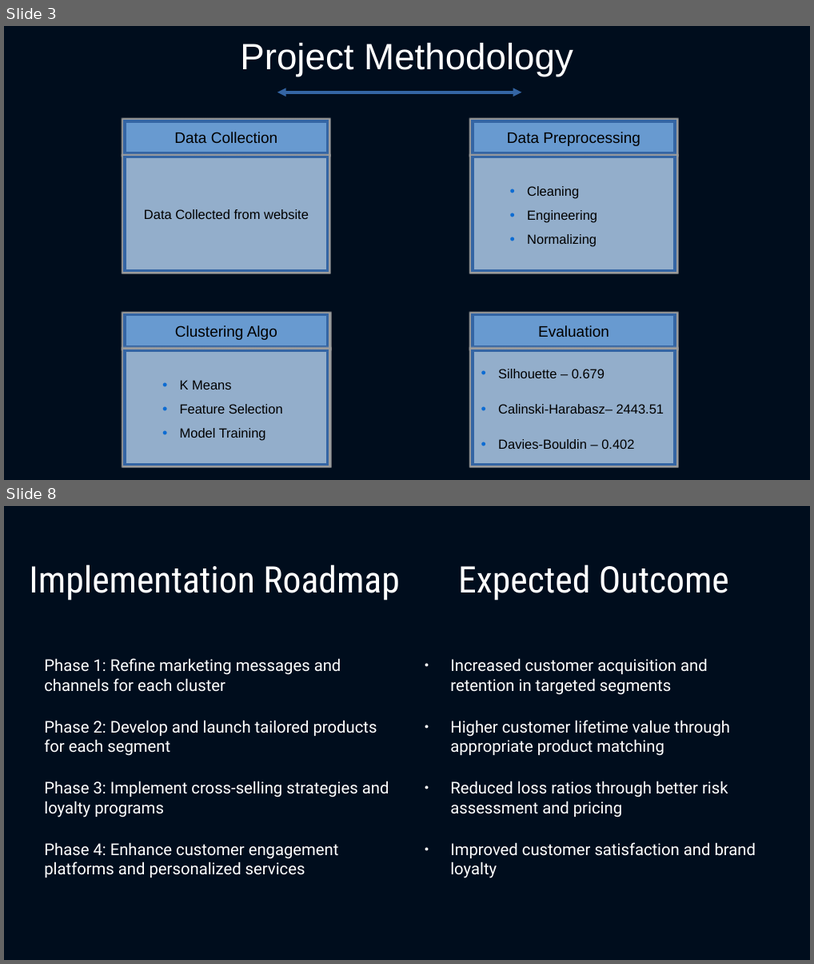
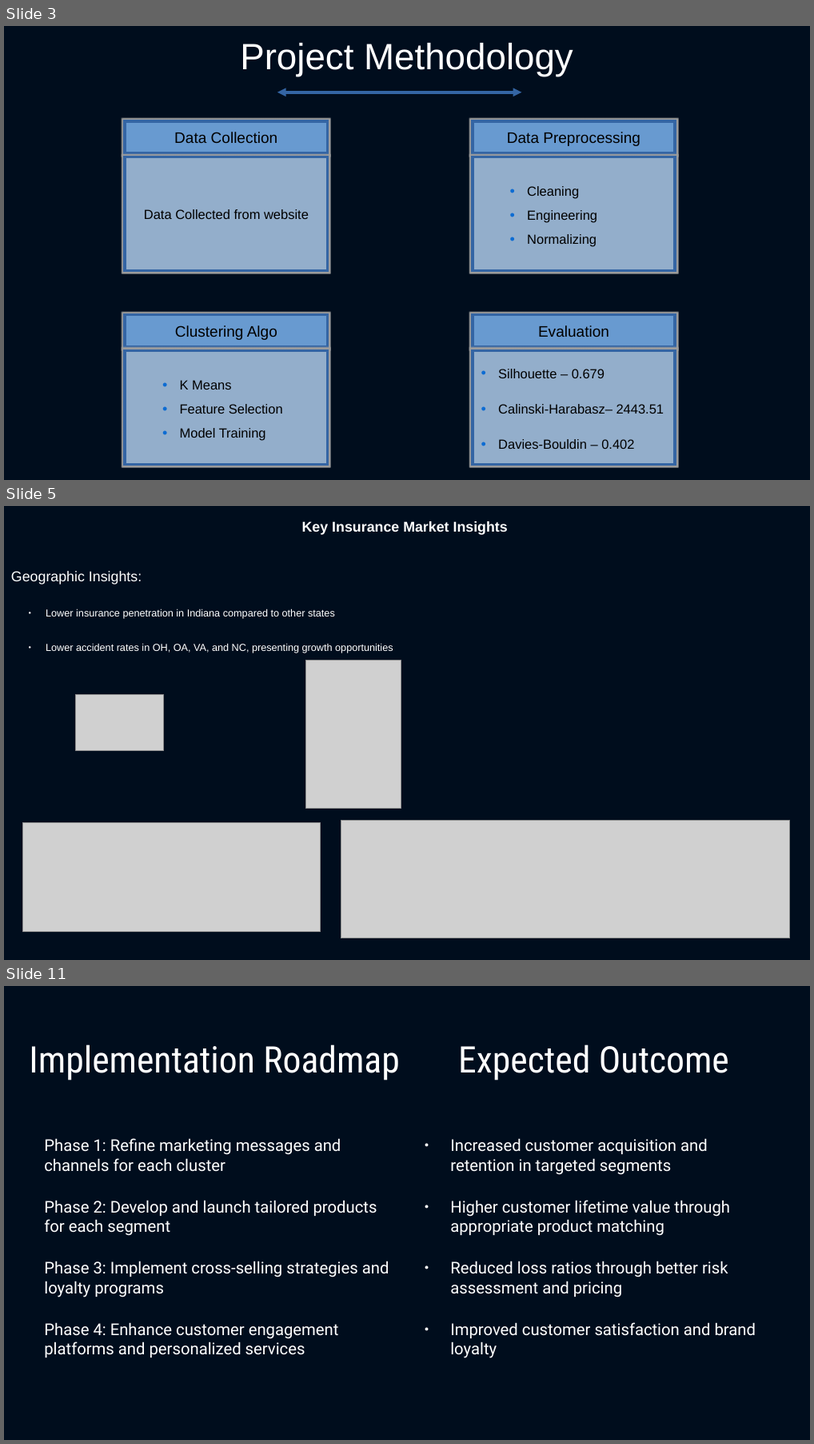
Before and after one commit to Santhosh-Analytics/Insurance_Analytics_Prediction, a slide deck: Data_Driven_Insights.pptx. Shown one above the other, each under a label of ours: slides 3 and 8 before the commit, slides 3, 5 and 11 after it; the slides between them are not shown. The pictures are 814x964 and 814x1444 pixels, drawn with LibreOffice and Linux fonts; fonts in the diff are those of the drawing; grey boxes stand for pictures. Boxes give left, top, right and bottom in pixels: in the first picture for what was removed or moved away, otherwise in the second. Text is boxed around its words. In the diff, an @@ line names an element or a change of style, - is before the commit and + after.

```diff
--- a/Data_Driven_Insights.pptx
+++ b/Data_Driven_Insights.pptx
@@ slide 5 added at (4,506,810,960), background #000D1D @@
@@ text added at (302,521,508,535), 14 pt, text #FFFFFF, bold @@
+Key Insurance Market Insights
@@ text added at (11,571,393,653), 10 pt, text #FFFFFF @@
+Geographic Insights:
+  ● Lower insurance penetration in Indiana compared to other states
+  ● Lower accident rates in OH, OA, VA, and NC, presenting growth opportunities
@@ picture added at (306,660,401,808) @@
@@ picture added at (76,695,163,751) @@
@@ picture added at (23,823,321,931) @@
@@ picture added at (342,820,790,939) @@
@@ what was slide 8 is now slide 11 @@
```
Also in this commit, not shown: 4 slides changed, 2 other slides added, 5 other files.
